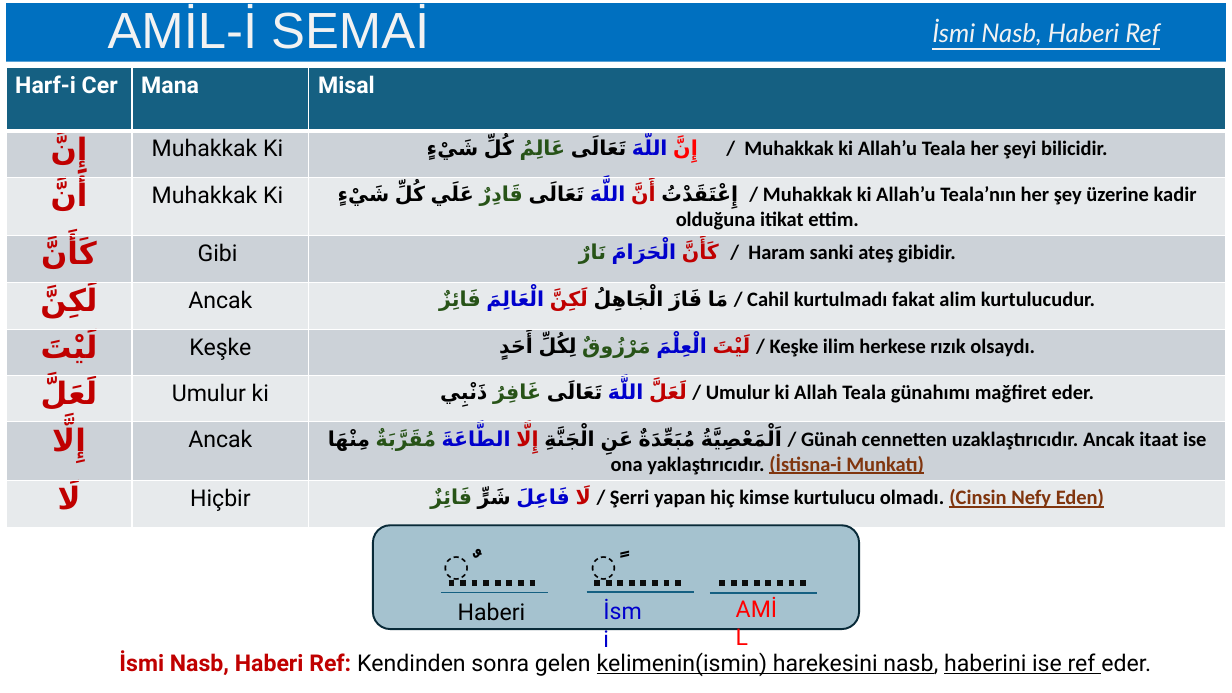
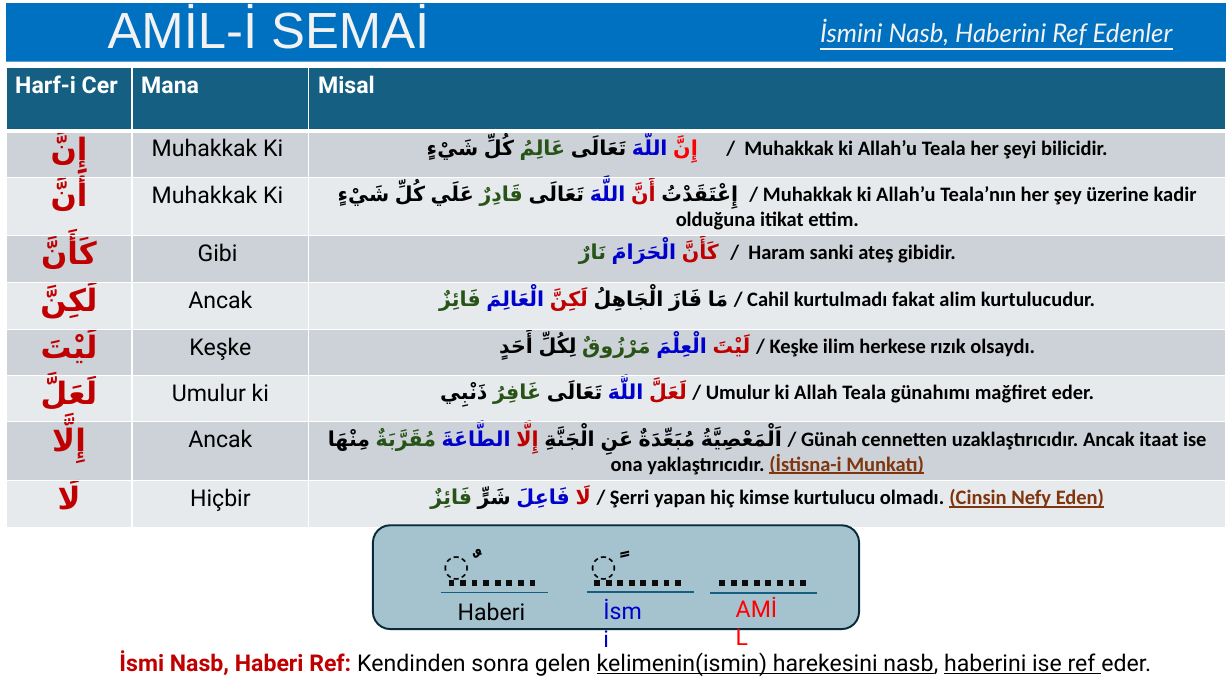
Before and after one commit to krmn-brc/islam, a slide deck: slide 4 of Nahiv/Avamil/Amil.pptx. Drawn at 1232x693 pixels with LibreOffice and Linux fonts; fonts in the diff are those of the drawing. Boxes give left, top, right and bottom in pixels: in the first picture for what was removed or moved away, otherwise in the second. Text is boxed around its words. In the diff, an @@ line names an element or a change of style, - is before the commit and + after.

```diff
--- a/Nahiv/Avamil/Amil.pptx
+++ b/Nahiv/Avamil/Amil.pptx
@@ text at [820,20,1173,46]: text changed @@
-İsmi Nasb, Haberi Ref
+İsmini Nasb, Haberini Ref Edenler
```
Also in this commit, not shown: 2 slides added, 1 slide removed.
